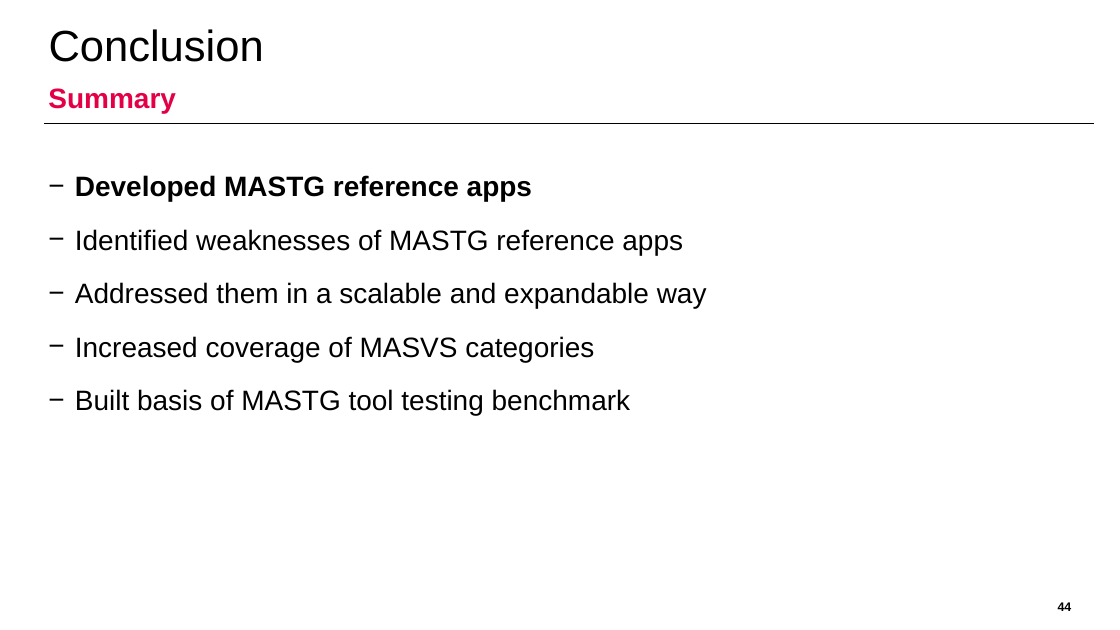
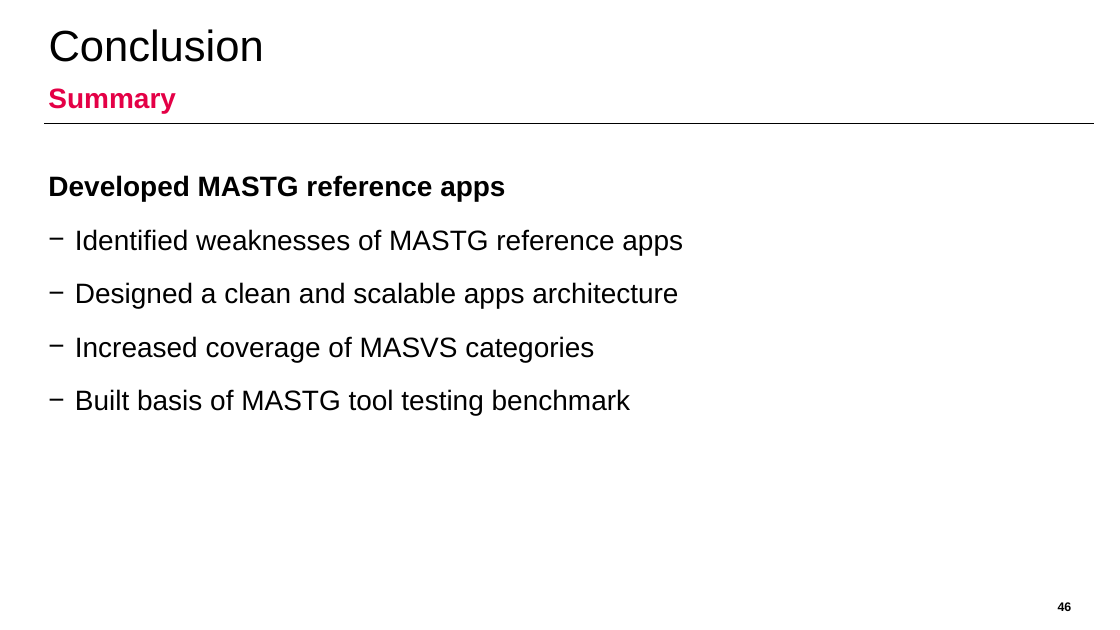
Before and after one commit to domi-cmd/Reference_Application_for_OWASP_MASTG, a slide deck: slide 46 of dev_documents/presentation/ba_thesis_presentation_kronig.pptx (slide 44 before the commit). Drawn at 1120x630 pixels with LibreOffice and Linux fonts; fonts in the diff are those of the drawing; background and template pictures are left out. Boxes give left, top, right and bottom in pixels: in the first picture for what was removed or moved away, otherwise in the second. Text is boxed around its words. In the diff, an @@ line names an element or a change of style, - is before the commit and + after.

Commit message:
Minor asthetic changes and styling overhauls to the presentation slides of BA thesis

```diff
--- a/dev_documents/presentation/ba_thesis_presentation_kronig.pptx
+++ b/dev_documents/presentation/ba_thesis_presentation_kronig.pptx
@@ text at (x1=48, y1=175, x2=505, y2=201): bullet − to none @@
@@ text at (x1=75, y1=282, x2=678, y2=308): text changed @@
-− Addressed them in a scalable and expandable way
+− Designed a clean and scalable apps architecture
@@ page number at (x1=1058, y1=602, x2=1072, y2=611): text changed @@
-44
+46
```
Also in this commit, not shown: 13 other slides changed, 2 slides added.
